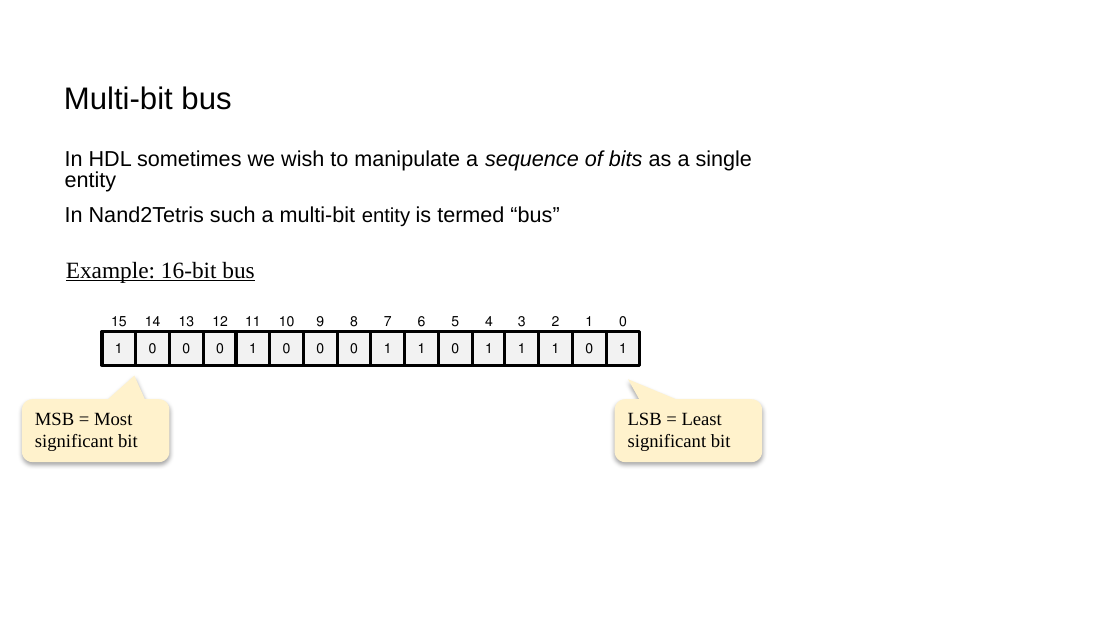
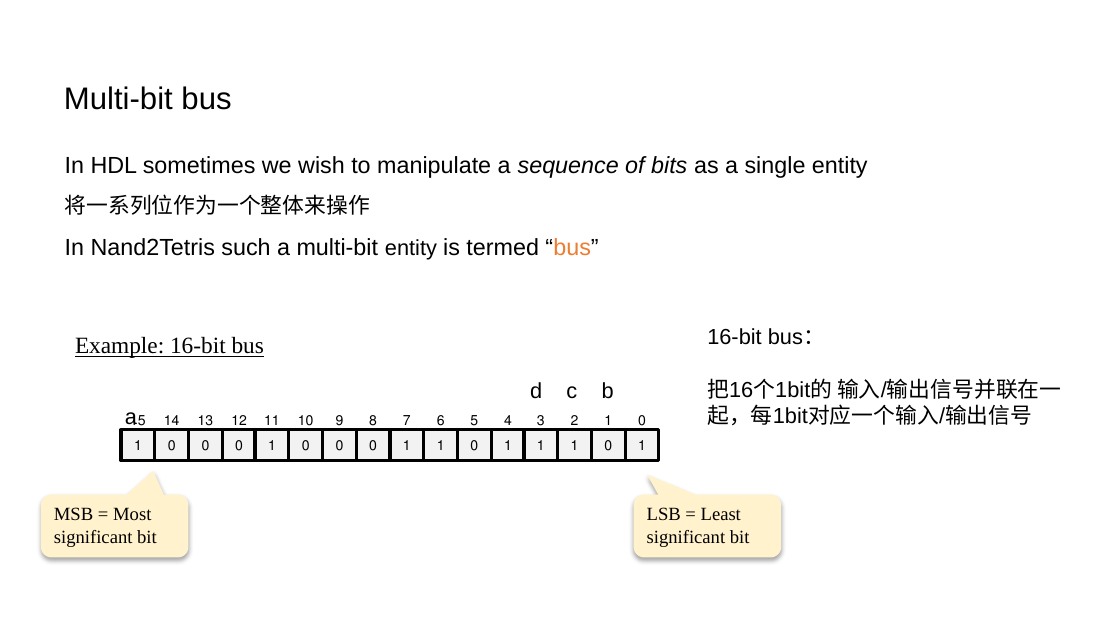
Before and after one commit to vcboy1/Leeds, a slide deck: slide 9 of 26fall/1860/Lecture/Week1.5/Lab 1.5.2 HDL & CAD LAB 2.pptx (slide 11 before the commit). Drawn at 1120x630 pixels with LibreOffice and Linux fonts; fonts in the diff are those of the drawing; background and template pictures are left out. Boxes give left, top, right and bottom in pixels: in the first picture for what was removed or moved away, otherwise in the second. Text is boxed around its words. In the diff, an @@ line names an element or a change of style, - is before the commit and + after.

```diff
--- a/26fall/1860/Lecture/Week1.5/Lab 1.5.2 HDL & CAD LAB 2.pptx
+++ b/26fall/1860/Lecture/Week1.5/Lab 1.5.2 HDL & CAD LAB 2.pptx
@@ text at [65, 156, 868, 260]: size 13.9 to 15 pt in "In HDL sometimes we wish to manipulate ...", "In Nand2Tetris such a multi-bit is termed ..."; size 12.9 to 14 pt in "entity"; text colour #000000 to #ED7D31 in "“bus”"; line spacing 0.8 to 1 @@
@@ text at [65, 194, 370, 215]: paragraph added @@
+将一系列位作为一个整体来操作
@@ text "Example: 16-bit bus": place and size @@
-text "Example: 16-bit bus" at [66, 261, 254, 283]
+text "Example: 16-bit bus" at [75, 336, 264, 358]
@@ text added at [707, 328, 1061, 425], 14 pt, text #000000 @@
+16-bit bus：
+把16个1bit的 输入/输出信号并联在一起，每1bit对应一个输入/输出信号
@@ text added at [125, 382, 614, 429], 14 pt, text #000000 @@
+d c b a
@@ 16 rectangles, 16 texts: place and size @@
-16 rectangles, 16 texts at [102, 316, 640, 365]
+16 rectangles, 16 texts at [121, 414, 659, 461]
@@ rounded speech box "MSB = Most significant bit": place and size @@
-rounded speech box "MSB = Most significant bit" at [22, 400, 170, 463]
+rounded speech box "MSB = Most significant bit" at [41, 495, 189, 558]
@@ rounded speech box "LSB = Least significant bit": place and size @@
-rounded speech box "LSB = Least significant bit" at [615, 400, 763, 463]
+rounded speech box "LSB = Least significant bit" at [634, 495, 782, 558]
```
Also in this commit, not shown: 11 other slides changed, 1 slide added, 3 slides removed, 20 other files.
